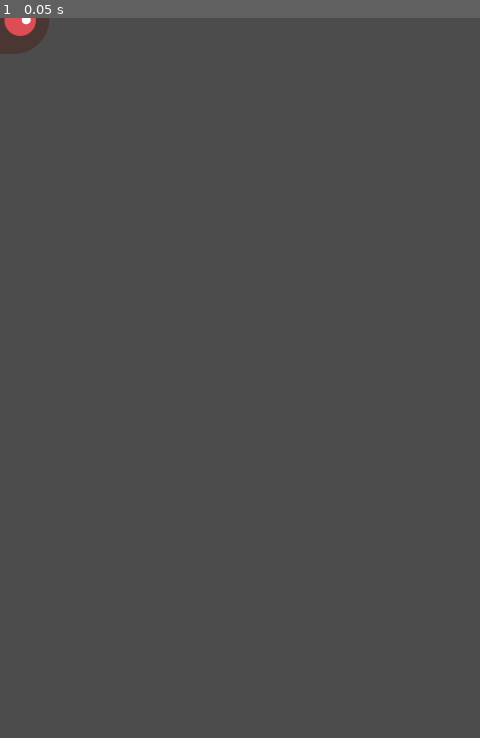
Above: before the commit, frame 1.
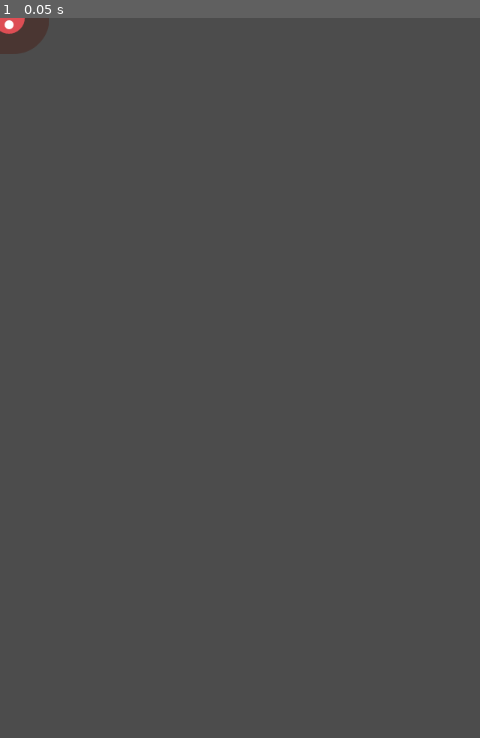
Above: after the commit, the same moment.

Repository: 44351-w22/godot-tutorial-neloe
Game: Godot game, scene res://Mob.tscn
Same seed, same stepped clock (60 frames per second), same inputs: the game is played once before the commit and once after it. The project has no main scene, so this scene is started directly.
Inputs:
- Up to frame 1 (0.05 s): no input

The runs differ from the first frame. In frame 1, 0.1% of the frame differs, in the area x 0-8%, y 0-3%.

Commit message:
Add enemy randomization and free

Diff:
--- /dev/null
+++ b/Mob.gd
@@ -0,0 +1,19 @@
+extends RigidBody2D
+
+export var min_speed = 150
+export var max_speed = 250
+
+
+# Called when the node enters the scene tree for the first time.
+func _ready():
+	var mob_types = $AnimatedSprite.frames.get_animation_names()
+	$AnimatedSprite.animation = mob_types[randi()% mob_types.size()]
+
+
+# Called every frame. 'delta' is the elapsed time since the previous frame.
+#func _process(delta):
+#	pass
+
+
+func _on_VisibilityNotifier2D_screen_exited():
+	queue_free()
--- a/Mob.tscn
+++ b/Mob.tscn
@@ -6,6 +6,7 @@
 [ext_resource path="res://dodge_assets/art/enemyWalking_1.png" type="Texture" id=4]
 [ext_resource path="res://dodge_assets/art/enemyWalking_2.png" type="Texture" id=5]
 [ext_resource path="res://dodge_assets/art/enemySwimming_1.png" type="Texture" id=6]
+[ext_resource path="res://Mob.gd" type="Script" id=7]
 
 [sub_resource type="SpriteFrames" id=1]
 animations = [ {
@@ -31,6 +32,7 @@
 
 [node name="Mob" type="RigidBody2D"]
 gravity_scale = 0.0
+script = ExtResource( 7 )
 
 [node name="AnimatedSprite" type="AnimatedSprite" parent="."]
 scale = Vector2( 0.75, 0.75 )
@@ -43,3 +45,5 @@
 shape = SubResource( 2 )
 
 [node name="VisibilityNotifier2D" type="VisibilityNotifier2D" parent="."]
+
+[connection signal="screen_exited" from="VisibilityNotifier2D" to="." method="_on_VisibilityNotifier2D_screen_exited"]
Not shown: 1 places in Mob.tscn that only renumber resources
